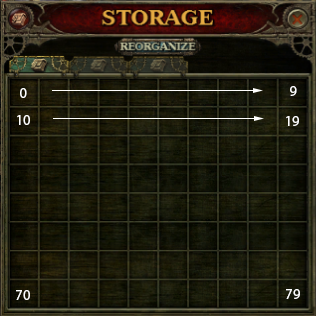
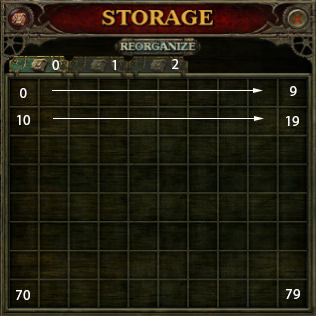
Layered file, before and after one edit (316x316). Changes by layer:
added layer "2" above "1" over [172, 59, 179, 69]
added layer "1" above "0" over [112, 60, 116, 70]
added layer "0" (1st of 2) above "19" over [52, 60, 59, 70]
